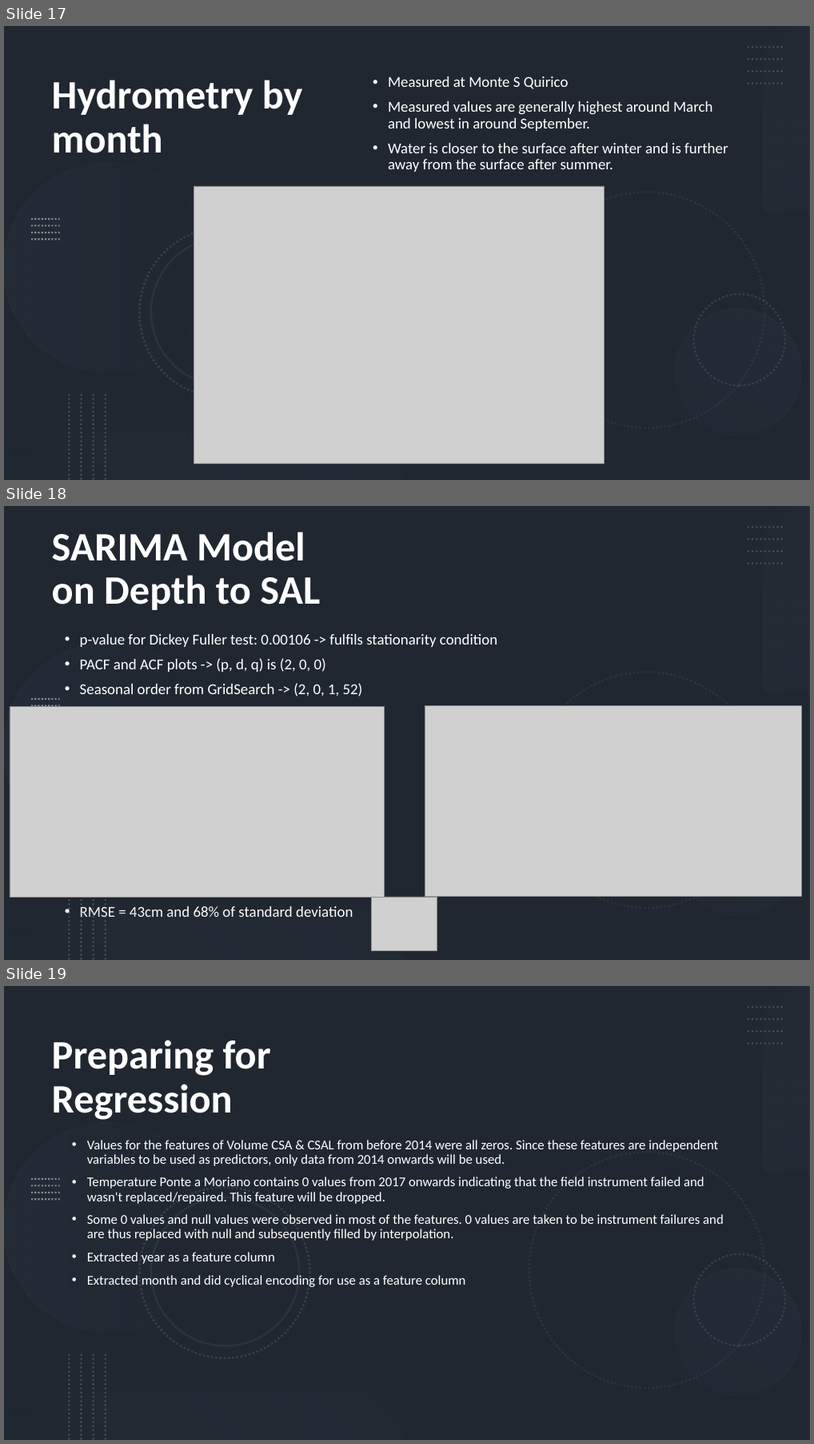
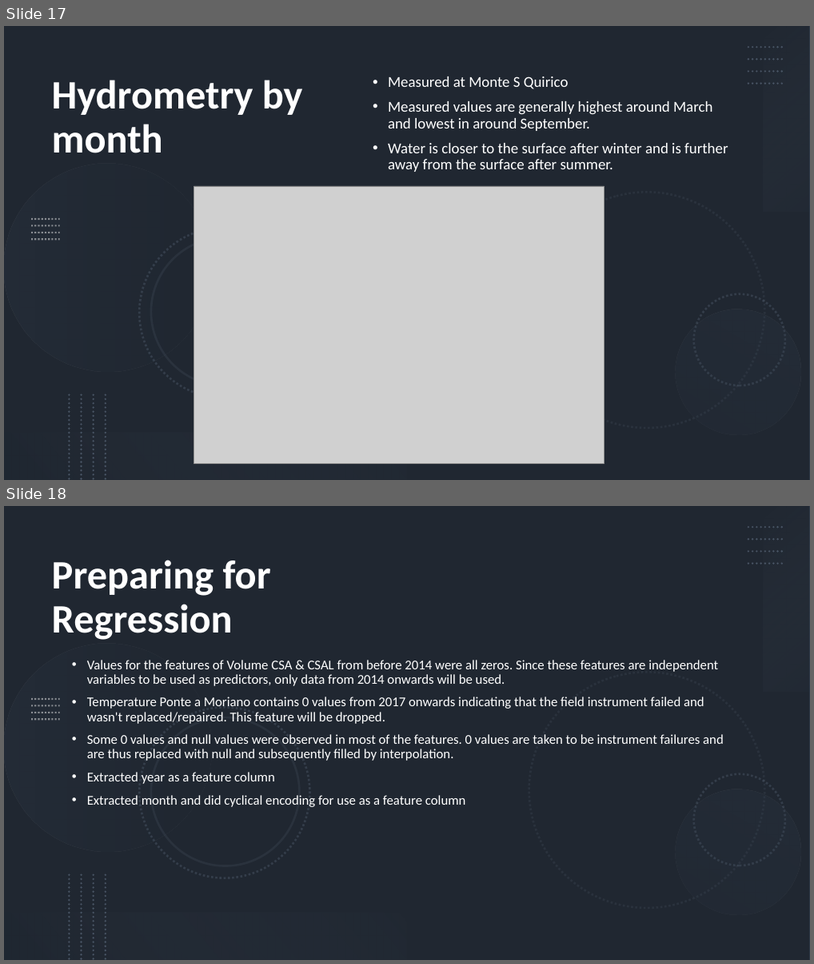
Before and after one commit to Jonathan-Goh88/dsiprojects, a slide deck: Capstone/Capstone Presentation.pptx. Shown one above the other, each under a label of ours: slides 17, 18 and 19 before the commit, slides 17 and 18 after it. The pictures are 814x1444 and 814x964 pixels, drawn with LibreOffice and Linux fonts; fonts in the diff are those of the drawing; grey boxes stand for pictures. Boxes give left, top, right and bottom in pixels: in the first picture for what was removed or moved away, otherwise in the second. Text is boxed around its words. In the diff, an @@ line names an element or a change of style, - is before the commit and + after.

```diff
--- a/Capstone/Capstone Presentation.pptx
+++ b/Capstone/Capstone Presentation.pptx
@@ slide 18 removed at [4, 506, 810, 960], background #FFFFFF @@
@@ rectangle removed at [4, 506, 810, 960] @@
@@ rectangle removed at [4, 506, 810, 960] @@
@@ rectangle removed at [764, 506, 810, 691] @@
@@ text removed at [52, 532, 320, 610] @@
-SARIMA Model on Depth to SAL
@@ group removed at [749, 527, 785, 564]: 4 lines @@
@@ text removed at [80, 634, 498, 921] @@
-• p-value for Dickey Fuller test: 0.00106 -> fulfils stationarity condition
-• PACF and ACF plots -> (p, d, q) is (2, 0, 0)
-• Seasonal order from GridSearch -> (2, 0, 1, 52)
-• RMSE = 43cm and 68% of standard deviation
@@ picture removed at [10, 706, 385, 896] @@
@@ line removed from (31, 706) to (60, 706) @@
@@ line removed from (31, 699) to (60, 699) @@
@@ group removed at [4, 644, 810, 937]: 5 ellipses @@
@@ picture removed at [425, 706, 802, 896] @@
@@ group removed at [70, 875, 106, 960]: 4 lines @@
@@ rectangle removed at [4, 912, 407, 960] @@
@@ picture removed at [372, 896, 437, 950] @@
@@ what was slide 19 is now slide 18 @@
```
Also in this commit, not shown: 5 slides changed, 1 slide added.
